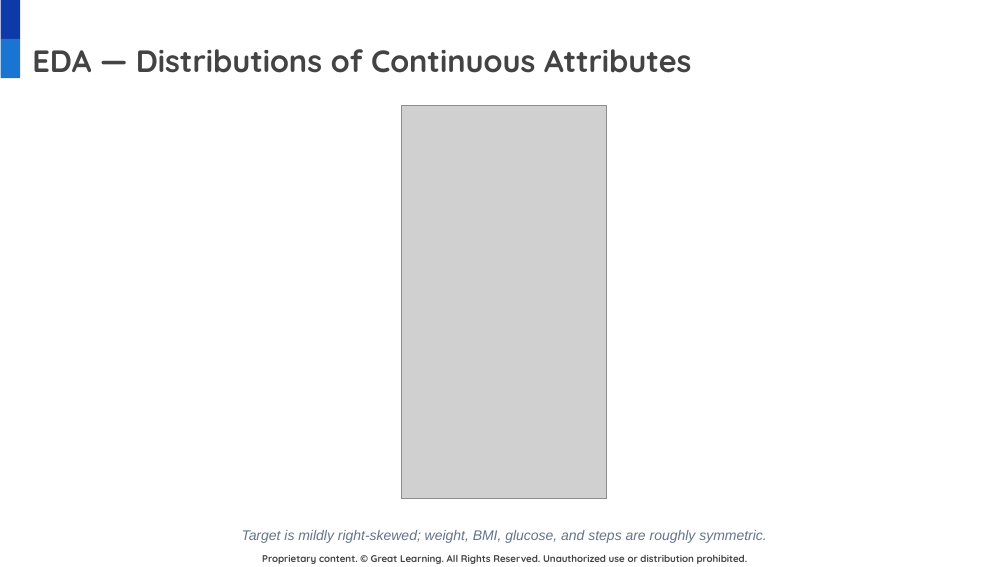
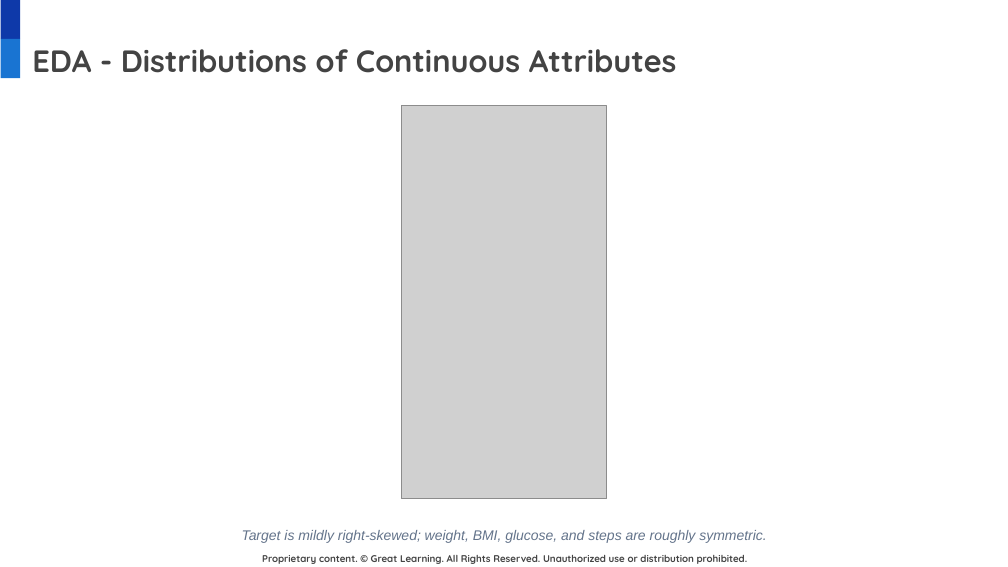
Before and after one commit to gunjan075/gl-capstone, a slide deck: slide 6 of Insurance_Price_Prediction_Final_Presentation.pptx. Drawn at 1008x567 pixels with LibreOffice and Linux fonts; fonts in the diff are those of the drawing; grey boxes stand for pictures; background and template pictures are left out. Boxes give left, top, right and bottom in pixels: in the first picture for what was removed or moved away, otherwise in the second. Text is boxed around its words. In the diff, an @@ line names an element or a change of style, - is before the commit and + after.

```diff
--- a/Insurance_Price_Prediction_Final_Presentation.pptx
+++ b/Insurance_Price_Prediction_Final_Presentation.pptx
@@ title at (32,49,676,73): text changed @@
-EDA — Distributions of Continuous Attributes
+EDA - Distributions of Continuous Attributes
```
Also in this commit, not shown: 15 other slides changed, 22 other files.
